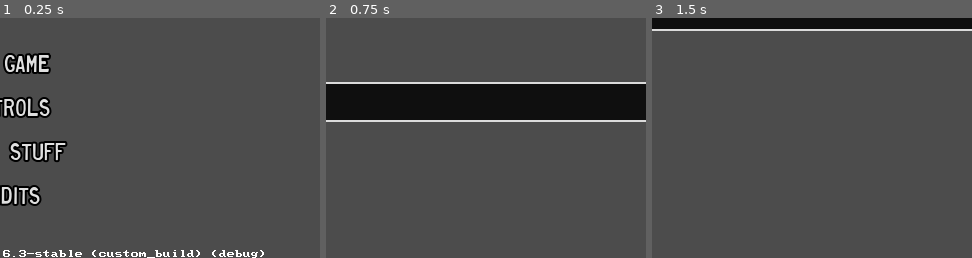
Above: before the commit, frames 1-3 (left to right).
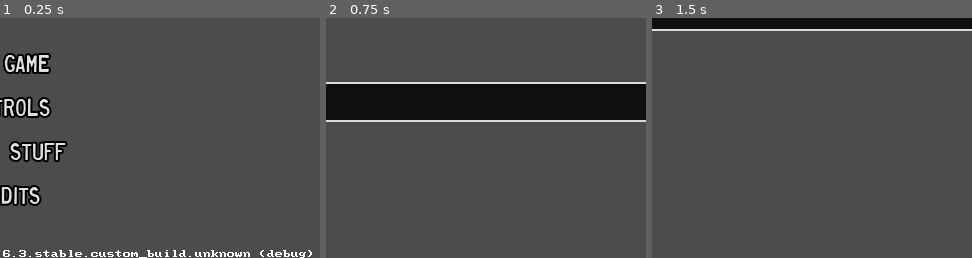
Above: after the commit, the same moments.

Repository: swashdev/minigame-madness
Game: Godot game, scene res://master/scenes/master.tscn
Two runs of this game, one before a commit and one after it. Both use one fixed random seed, a clock stepped at 60 frames per second and the inputs below.
Inputs (mouse positions are % of the whole screen's width and height, from its top left):
- Up to frame 1 (0.25 s): no input
- Up to frame 2 (0.75 s): click "New Game" at 0.5 s
- Up to frame 3 (1.5 s): tap Enter at 1.25 s; move the mouse to (72, 45) at 1.27 s; hold Right (move_right) from 1.28 s (still down); hold Space (action) from 1.28 s (still down)
The pictures show only the part of the screen within x 50-100%, y 50-100%; the shares and areas given below are measured in that part.

The runs differ from the first frame. In frame 1, 0.7% of the frame differs, in the area x 8-98%, y 96-100%; in frame 2, nothing differs; in frame 3, nothing differs.

Commit message:
[MASTER] use more detailed Godot version info.
The Godot version information displayed on the menu screen is now much
more detailed and includes the commit hash.

Diff:
--- a/master/scripts/menus/main_menu.gd
+++ b/master/scripts/menus/main_menu.gd
@@ -14,11 +14,20 @@
 
 func _ready():
 	var version: String = Version.to_string()
-	var godot: String = Engine.get_version_info()["string"]
+	var godot_version_info = Engine.get_version_info()
+	var godot: String
+	godot = "%d.%d" % [godot_version_info["major"],
+			godot_version_info["minor"]]
+	if godot_version_info["patch"] > 0:
+		godot += ".%d" % godot_version_info["patch"]
+	godot += "." + godot_version_info["status"] + "." + \
+			godot_version_info["build"]
+	if godot_version_info["hex"] >= 0x03_02_00:
+		godot += "." + godot_version_info["hash"].left(9)
+	if OS.is_debug_build():
+		godot += " (debug)"
 	$VersionNumberLabel.set_text("Version %s, running on Godot %s"
 			% [version, godot])
-	if OS.is_debug_build():
-		$VersionNumberLabel.text += " (debug)"
 
 
 func _process( _delta ):
